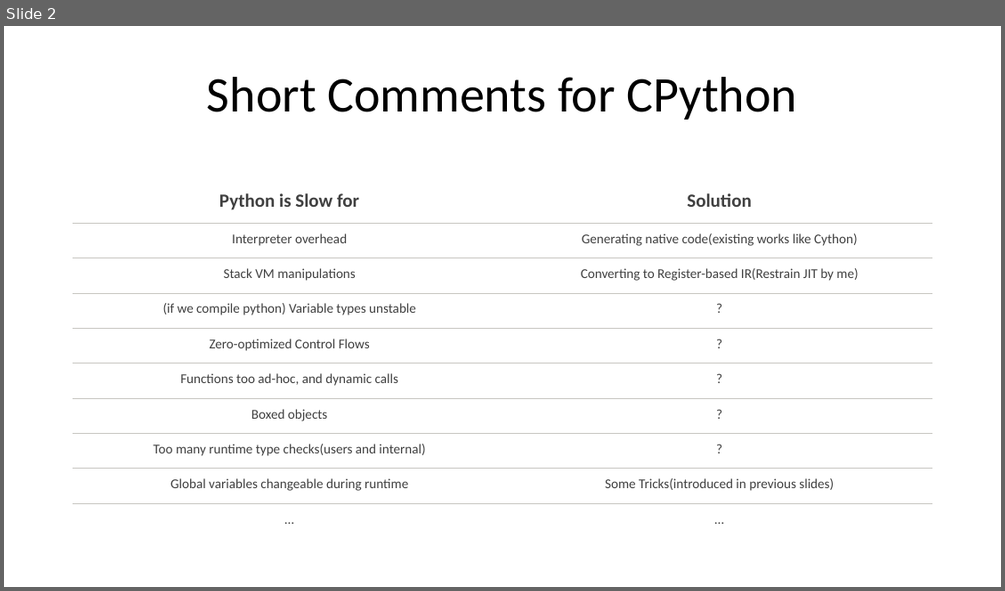
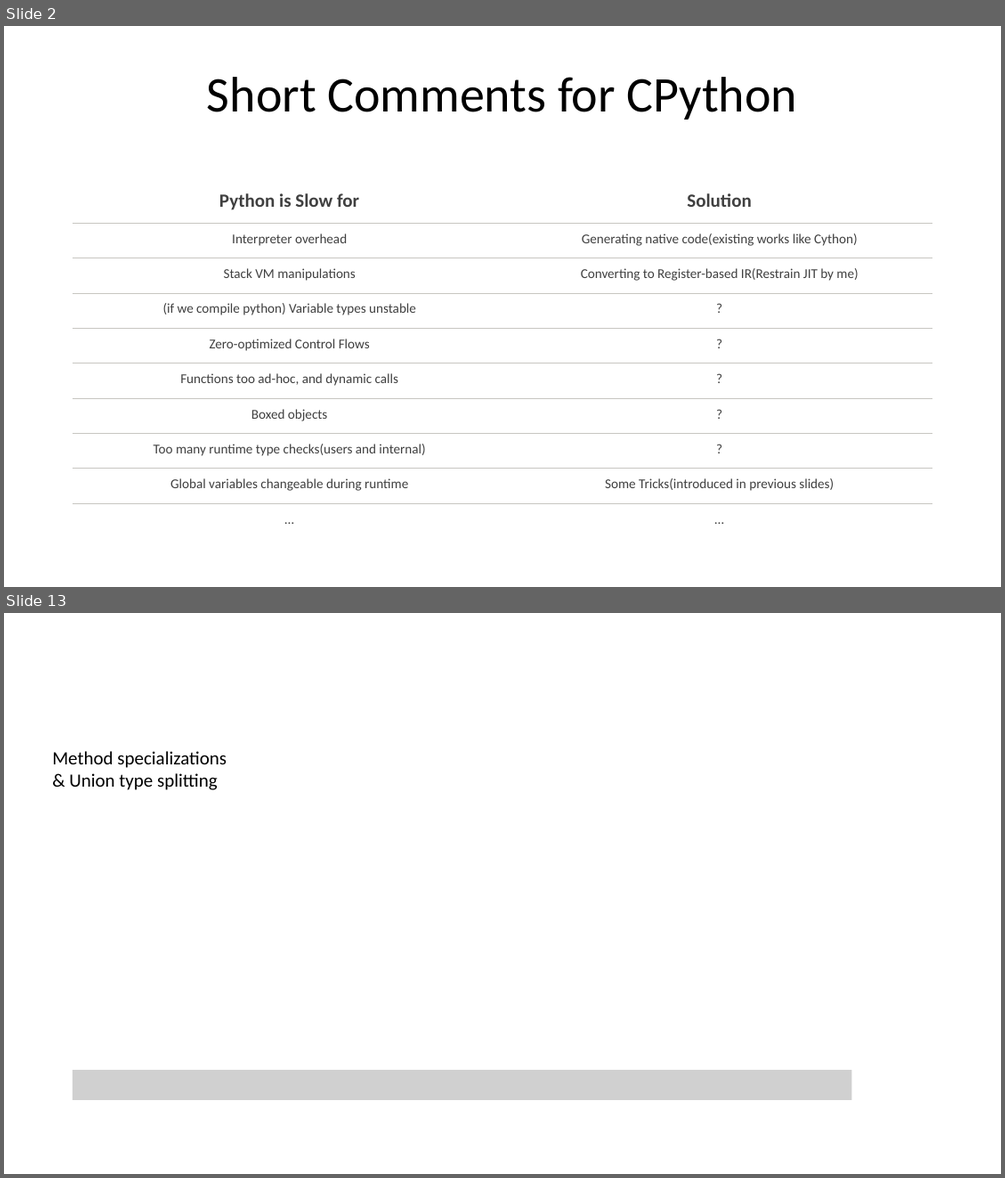
Before and after one commit to thautwarm/Site-32, a slide deck: src/Others/slides/impl0.pptx. Shown one above the other, each under a label of ours: slide 2 before the commit, slides 2 and 13 after it; the slides between them are not shown. The pictures are 1005x591 and 1005x1178 pixels, drawn with LibreOffice and Linux fonts; fonts in the diff are those of the drawing; grey boxes stand for pictures. Boxes give left, top, right and bottom in pixels: in the first picture for what was removed or moved away, otherwise in the second. Text is boxed around its words. In the diff, an @@ line names an element or a change of style, - is before the commit and + after.

```diff
--- a/src/Others/slides/impl0.pptx
+++ b/src/Others/slides/impl0.pptx
@@ slide 13 added at (4,613,1001,1174), background #FFFFFF @@
@@ text added at (52,751,226,790), 18 pt, text #000000 @@
+Method specializations
+& Union type splitting
@@ picture added at (73,1070,852,1100) @@
```
Also in this commit, not shown: 7 slides changed, 4 other slides added, 1 slide removed.
